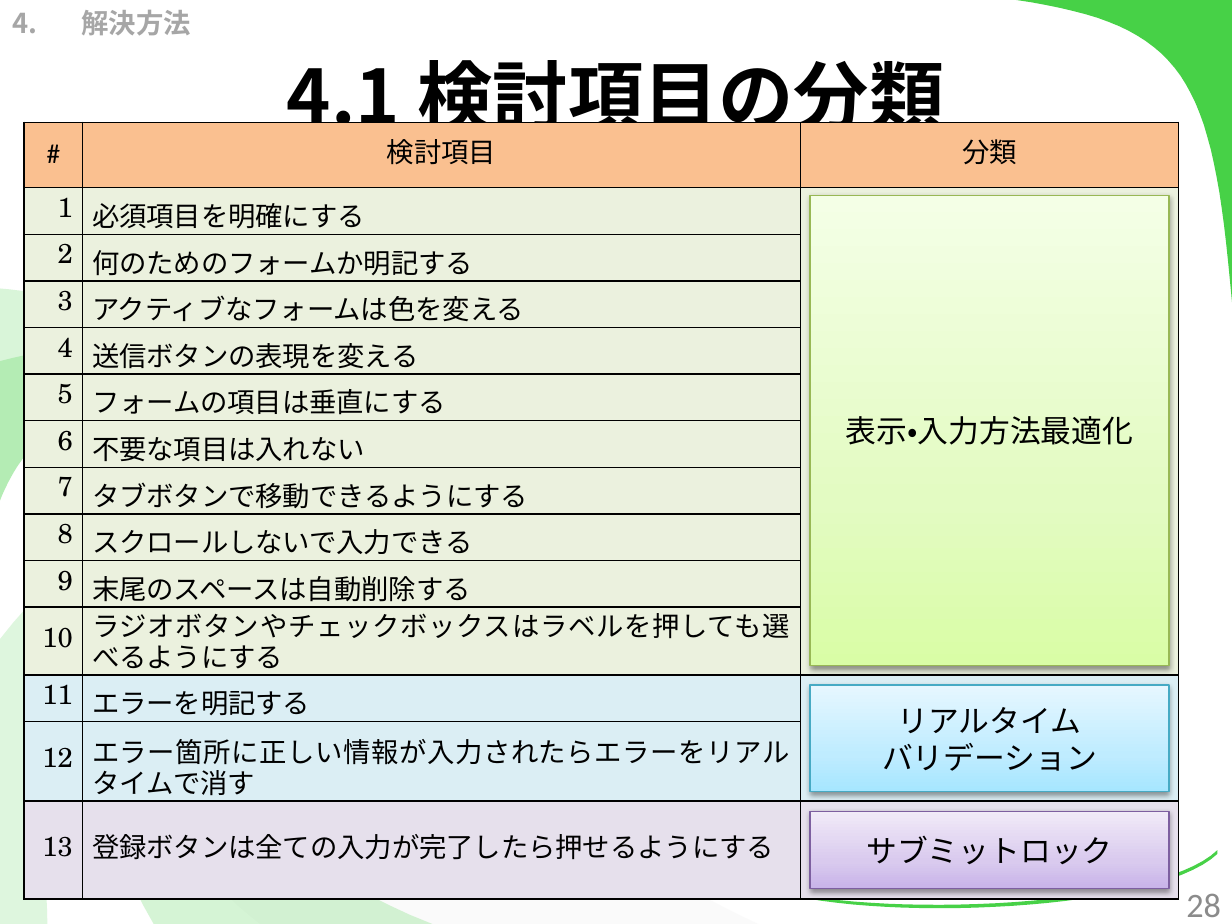
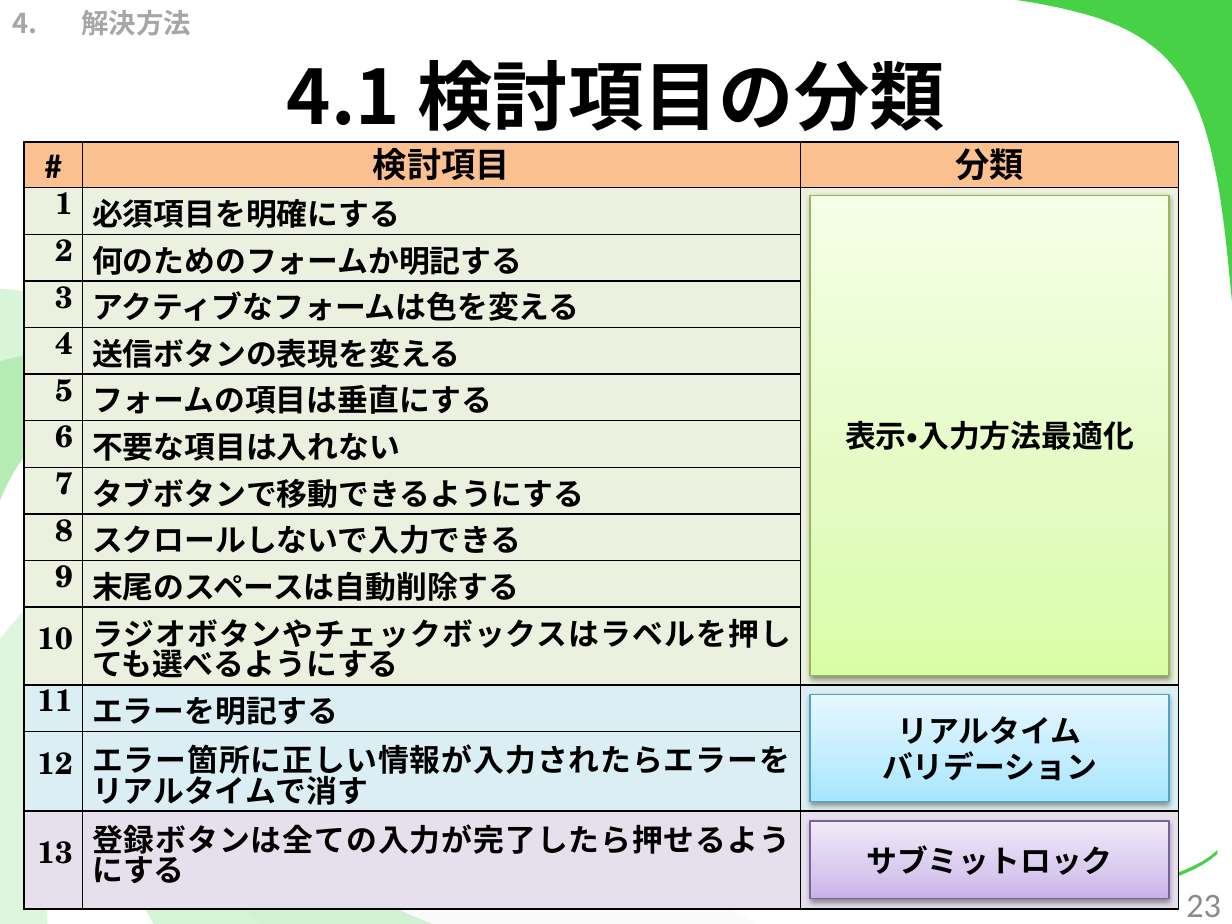
Before and after one commit to kotaro0717/Report-Management, a slide deck: slide 23 of PowerPoint/report_hokada.pptx (slide 28 before the commit). Drawn at 1232x924 pixels with LibreOffice and Linux fonts; fonts in the diff are those of the drawing. Boxes give left, top, right and bottom in pixels: in the first picture for what was removed or moved away, otherwise in the second. Text is boxed around its words. In the diff, an @@ line names an element or a change of style, - is before the commit and + after.

```diff
--- a/PowerPoint/report_hokada.pptx
+++ b/PowerPoint/report_hokada.pptx
@@ table at <box>25,142,1179,909</box> @@
@@ size 16 to 20 pt in "#", "検討項目", "分類" @@
@@ bold on, size 16 to 18 pt @@
@@ table: place and size @@
-table at <box>25,122,1179,899</box>
+table at <box>25,142,1179,909</box>
@@ rectangle "表示・入力方法最適化": place and size @@
-rectangle "表示・入力方法最適化" at <box>809,195,1168,665</box>
+rectangle "表示・入力方法最適化" at <box>809,195,1168,675</box>
@@ rectangle "リアルタイム": place and size @@
-rectangle "リアルタイム" at <box>809,685,1168,792</box>
+rectangle "リアルタイム" at <box>809,695,1168,802</box>
@@ bold on in 3 elements at <box>809,195,1168,675</box>, <box>809,695,1168,802</box>, <box>809,821,1168,898</box> @@
@@ rectangle "サブミットロック": place and size @@
-rectangle "サブミットロック" at <box>809,811,1168,888</box>
+rectangle "サブミットロック" at <box>809,821,1168,898</box>
@@ page number at <box>1186,895,1221,917</box>: text changed @@
-28
+23
```
Also in this commit, not shown: 41 other slides changed, 1 slide added, 3 slides removed, 2 other files.
